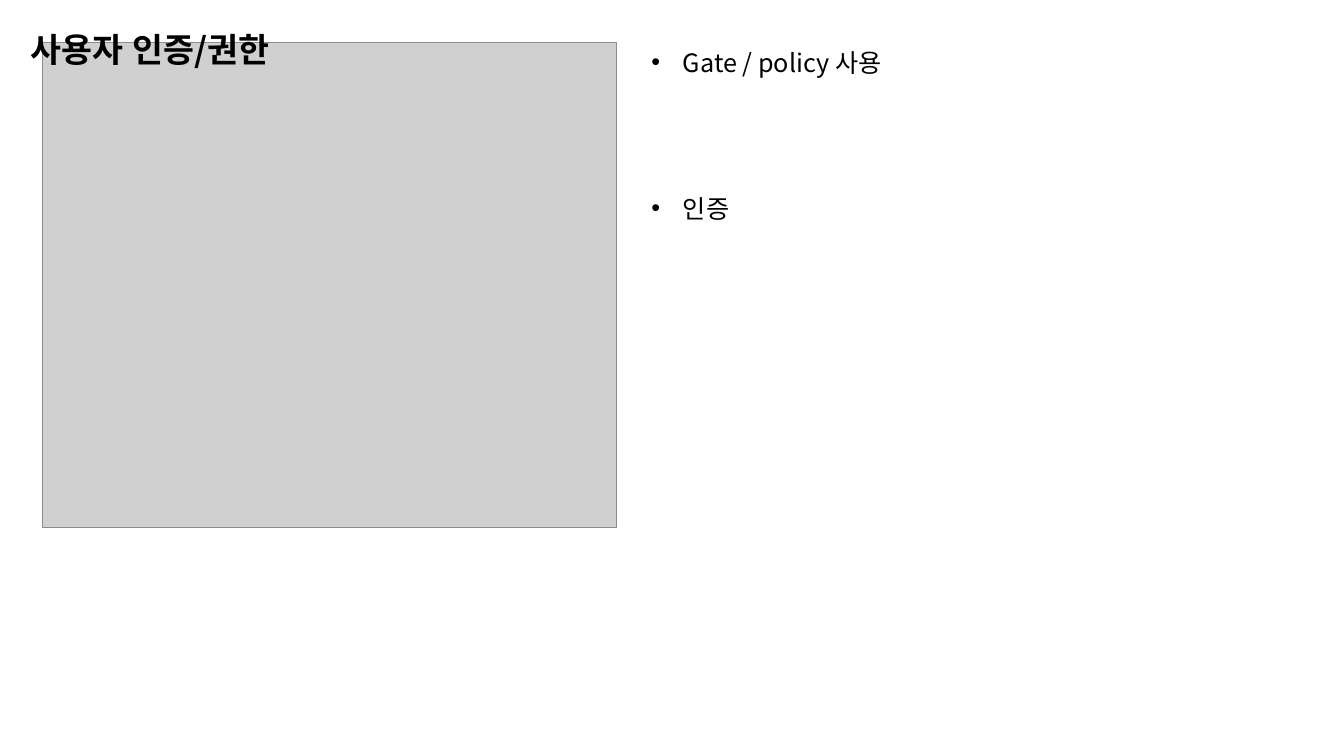
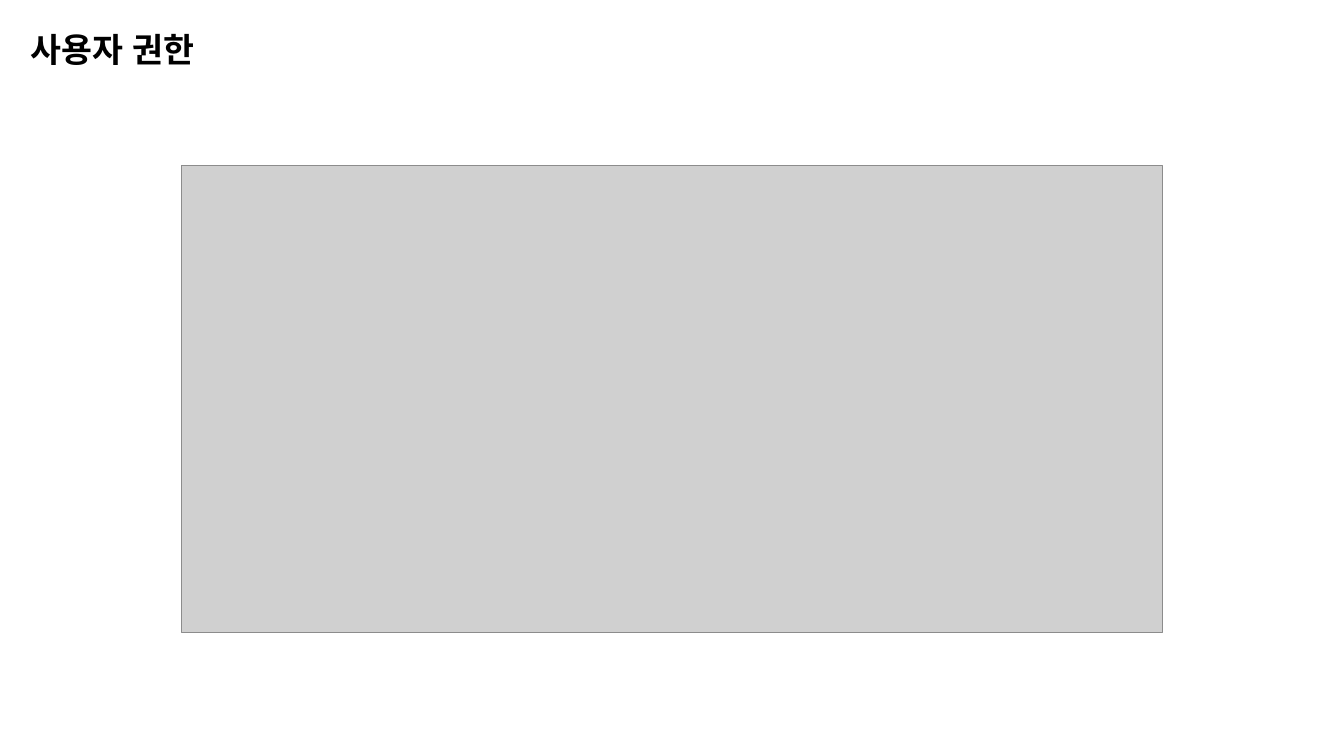
Before and after one commit to ryong890314/laravel-component, a slide deck: slide 7 of doc/Laravel 모듈 개발 - 1차.pptx (slide 4 before the commit). Drawn at 1344x756 pixels with LibreOffice and Linux fonts; fonts in the diff are those of the drawing; grey boxes stand for pictures. Boxes give left, top, right and bottom in pixels: in the first picture for what was removed or moved away, otherwise in the second. Text is boxed around its words. In the diff, an @@ line names an element or a change of style, - is before the commit and + after.

```diff
--- a/doc/Laravel 모듈 개발 - 1차.pptx
+++ b/doc/Laravel 모듈 개발 - 1차.pptx
@@ text at [31,34,195,65]: text changed @@
-사용자 인증/권한
+사용자 권한
@@ picture removed at [42,42,617,527] @@
@@ text removed at [683,51,881,78] @@
-• Gate / policy 사용
@@ picture added at [181,166,1163,633] @@
@@ text removed at [683,197,729,220] @@
-• 인증
```
Also in this commit, not shown: 2 other slides changed, 3 slides added, 5 other files.
